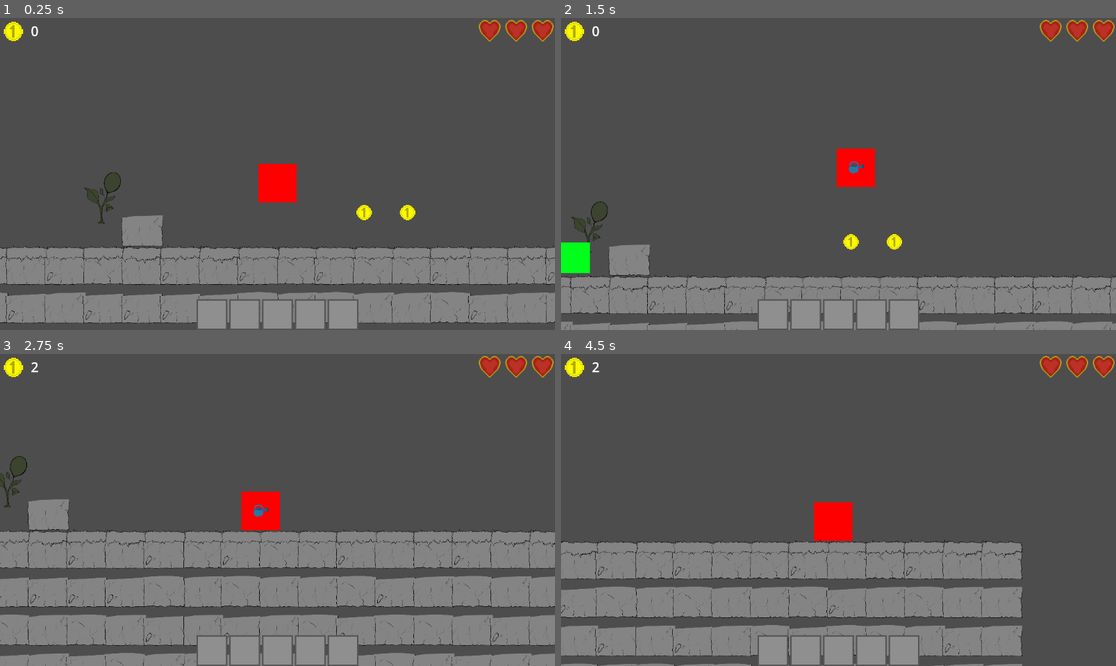
Above: before the commit, frames 1-4 (two rows, left to right).
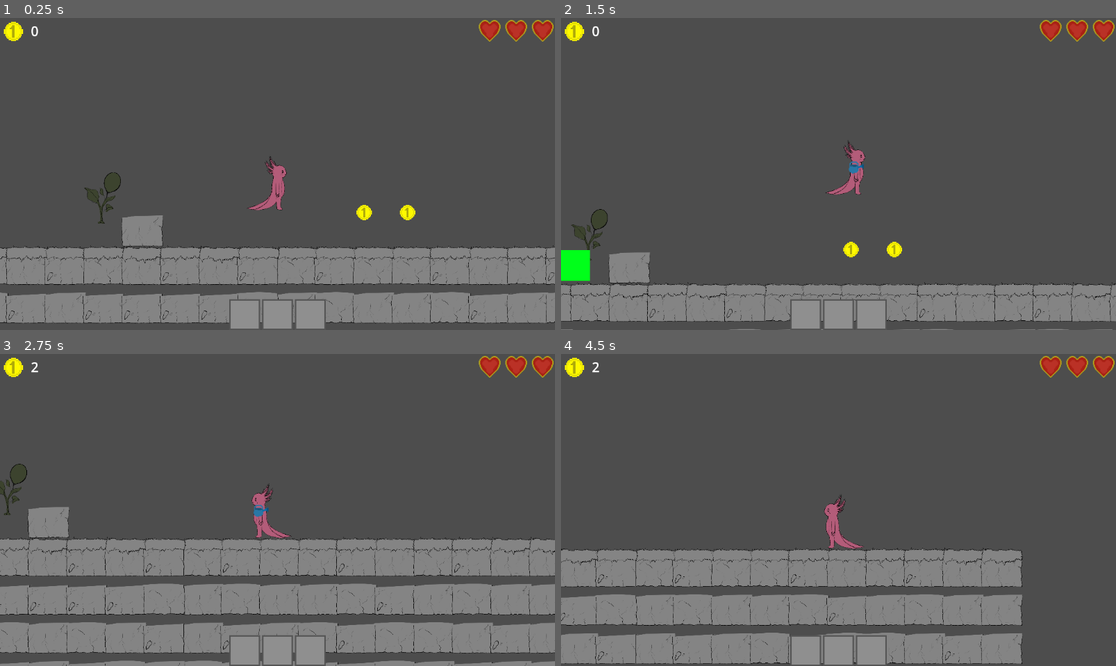
Above: after the commit, the same moments.

Repository: AzureLeaf0/GameJam
Game: Godot game, scene res://scenes/map.tscn
Same seed, same stepped clock (60 frames per second), same inputs: the game is played once before the commit and once after it.
Inputs (mouse positions are in pixels of both pictures, inside the frame that each line leads up to):
- Up to frame 1 (0.25 s): no input
- Up to frame 2 (1.5 s): move the mouse to (960, 158) at 0.52 s; hold Right (move_right) from 0.53 s (still down); click (960, 158) at 0.6 s; tap Space (jump) at 0.77 s; move the mouse to (727, 189) at 1.27 s; right-click (727, 189) at 1.35 s
- Up to frame 3 (2.75 s): tap Space (jump) at 1.52 s; move the mouse to (333, 441) at 2.02 s; release Right (move_right) at 2.03 s; hold Left (move_left) from 2.03 s (still down); click (333, 441) at 2.1 s
- Up to frame 4 (4.5 s): move the mouse to (810, 572) at 2.77 s; release Left (move_left) at 2.78 s; hold Right (move_right) 2.78-4.28 s; right-click (810, 572) at 2.85 s; tap Space (jump) at 3.02, 3.77 s; move the mouse to (1005, 556) at 3.52 s; click (1005, 556) at 3.6 s; tap 1 (Inventory1, bound only after the commit) at 4.15 s; move the mouse to (672, 463) at 4.27 s; hold Left (move_left) from 4.28 s (still down); right-click (672, 463) at 4.35 s

The runs differ from the first frame. In frame 1, 1.3% of the frame differs, in the area x 35-65%, y 44-100%; in frame 2, 9.2%; in frame 3, 19%, in the area x 0-100%, y 32-100%; in frame 4, 14%.

Commit message:
new inventory

Diff:
--- a/gamejam/project.godot
+++ b/gamejam/project.godot
@@ -44,3 +44,28 @@
 "events": [Object(InputEventMouseButton,"resource_local_to_scene":false,"resource_name":"","device":-1,"window_id":0,"a …(258 unchanged characters)…
 ]
 }
+Inventory1={
+"deadzone": 0.2,
+"events": [Object(InputEventKey,"resource_local_to_scene":false,"resource_name":"","device":-1,"window_id":0,"alt_pressed":false,"shift_pressed":false,"ctrl_pressed":false,"meta_pressed":false,"pressed":false,"keycode":0,"physical_keycode":49,"key_label":0,"unicode":49,"location":0,"echo":false,"script":null)
+]
+}
+Inventory2={
+"deadzone": 0.2,
+"events": [Object(InputEventKey,"resource_local_to_scene":false,"resource_name":"","device":-1,"window_id":0,"alt_pressed":false,"shift_pressed":false,"ctrl_pressed":false,"meta_pressed":false,"pressed":false,"keycode":0,"physical_keycode":50,"key_label":0,"unicode":50,"location":0,"echo":false,"script":null)
+]
+}
+Inventory3={
+"deadzone": 0.2,
+"events": [Object(InputEventKey,"resource_local_to_scene":false,"resource_name":"","device":-1,"window_id":0,"alt_pressed":false,"shift_pressed":false,"ctrl_pressed":false,"meta_pressed":false,"pressed":false,"keycode":0,"physical_keycode":51,"key_label":0,"unicode":51,"location":0,"echo":false,"script":null)
+]
+}
+InventoryScrollUp={
+"deadzone": 0.2,
+"events": [Object(InputEventMouseButton,"resource_local_to_scene":false,"resource_name":"","device":-1,"window_id":0,"alt_pressed":false,"shift_pressed":false,"ctrl_pressed":false,"meta_pressed":false,"button_mask":8,"position":Vector2(191, 21),"global_position":Vector2(200, 69),"factor":1.0,"button_index":4,"canceled":false,"pressed":true,"double_click":false,"script":null)
+]
+}
+InventoryScrollDown={
+"deadzone": 0.2,
+"events": [Object(InputEventMouseButton,"resource_local_to_scene":false,"resource_name":"","device":-1,"window_id":0,"alt_pressed":false,"shift_pressed":false,"ctrl_pressed":false,"meta_pressed":false,"button_mask":16,"position":Vector2(254, 15),"global_position":Vector2(263, 63),"factor":1.0,"button_index":5,"canceled":false,"pressed":true,"double_click":false,"script":null)
+]
+}
--- a/gamejam/scenes/UI.tscn
+++ b/gamejam/scenes/UI.tscn
@@ -43,12 +43,12 @@
 anchor_top = 1.0
 anchor_right = 0.5
 anchor_bottom = 1.0
-offset_left = -168.0
+offset_left = -100.0
 offset_top = -64.0
-offset_right = 168.0
+offset_right = 100.0
 grow_horizontal = 2
 grow_vertical = 0
-columns = 5
+columns = 3
 
 [node name="TextureRect" type="TextureRect" parent="CanvasLayer/GridContainer"]
 layout_mode = 2
@@ -62,26 +62,18 @@
 layout_mode = 2
 texture = ExtResource("3_ua6yw")
 
-[node name="TextureRect4" type="TextureRect" parent="CanvasLayer/GridContainer"]
-layout_mode = 2
-texture = ExtResource("3_ua6yw")
-
-[node name="TextureRect5" type="TextureRect" parent="CanvasLayer/GridContainer"]
-layout_mode = 2
-texture = ExtResource("3_ua6yw")
-
 [node name="GridContainer2" type="GridContainer" parent="CanvasLayer"]
 anchors_preset = 7
 anchor_left = 0.5
 anchor_top = 1.0
 anchor_right = 0.5
 anchor_bottom = 1.0
-offset_left = -168.0
+offset_left = -100.0
 offset_top = -64.0
-offset_right = 168.0
+offset_right = 100.0
 grow_horizontal = 2
 grow_vertical = 0
-columns = 5
+columns = 3
 
 [node name="TextureRect" type="TextureRect" parent="CanvasLayer/GridContainer2"]
 layout_mode = 2
@@ -92,14 +84,6 @@
 texture = ExtResource("4_75u2n")
 
 [node name="TextureRect3" type="TextureRect" parent="CanvasLayer/GridContainer2"]
-layout_mode = 2
-texture = ExtResource("4_75u2n")
-
-[node name="TextureRect4" type="TextureRect" parent="CanvasLayer/GridContainer2"]
-layout_mode = 2
-texture = ExtResource("4_75u2n")
-
-[node name="TextureRect5" type="TextureRect" parent="CanvasLayer/GridContainer2"]
 layout_mode = 2
 texture = ExtResource("4_75u2n")
 
--- a/gamejam/scenes/player.gd
+++ b/gamejam/scenes/player.gd
@@ -6,8 +6,8 @@
 
 var coin = 0
 
-var Inventory = [null,null,null,null,null]
-var InventoryCapacity = 5
+var Inventory = [null,null,null]
+var InventoryCapacity = 3
 
 var is_watering = false
 
@@ -48,6 +48,12 @@
 	elif direction < 0:
 		player.flip_h = true
 
+	if Input.is_action_just_pressed("Inventory1"):
+		current_inv = 0
+	if Input.is_action_just_pressed("Inventory2"):
+		current_inv = 1
+	if Input.is_action_just_pressed("Inventory3"):
+		current_inv = 2
 	if Input.is_action_just_pressed("watering") and not is_watering:
 		watering_can.use()
 	if Input.is_action_just_pressed("UseItem"):
--- a/gamejam/scenes/player.tscn
+++ b/gamejam/scenes/player.tscn
@@ -1,24 +1,25 @@
 [gd_scene load_steps=7 format=3 uid="uid://bwuel0nv5xpbk"]
 
-[ext_resource type="Texture2D" uid="uid://b7waoxlta5vkx" path="res://Images/Character.png" id="1_3vyb7"]
 [ext_resource type="Script" uid="uid://ciaw45tfqkhy2" path="res://scenes/player.gd" id="1_g2els"]
+[ext_resource type="Texture2D" uid="uid://c37o53dlkvx0y" path="res://Images/Ruya/Axolotl.png" id="2_dqkch"]
 [ext_resource type="PackedScene" uid="uid://cfovpsq0n7jlb" path="res://scenes/UI.tscn" id="3_qhqgy"]
 [ext_resource type="PackedScene" uid="uid://ul6vn6nt2irb" path="res://scenes/watering_can.tscn" id="4_dqkch"]
 
 [sub_resource type="RectangleShape2D" id="RectangleShape2D_g2els"]
-size = Vector2(800, 800)
+size = Vector2(384, 936)
 
 [sub_resource type="RectangleShape2D" id="RectangleShape2D_qhqgy"]
-size = Vector2(800, 800)
+size = Vector2(800, 936)
 
 [node name="player" type="CharacterBody2D" groups=["Player"]]
 script = ExtResource("1_g2els")
 
 [node name="Sprite2D" type="Sprite2D" parent="."]
-scale = Vector2(12.5, 12.5)
-texture = ExtResource("1_3vyb7")
+texture = ExtResource("2_dqkch")
+region_rect = Rect2(1144.96, 371.52, 877.223, 1188.62)
 
 [node name="CollisionShape2D" type="CollisionShape2D" parent="."]
+position = Vector2(0, 92)
 shape = SubResource("RectangleShape2D_g2els")
 
 [node name="Camera2D" type="Camera2D" parent="."]
@@ -28,6 +29,7 @@
 [node name="Area2D" type="Area2D" parent="."]
 
 [node name="CollisionShape2D" type="CollisionShape2D" parent="Area2D"]
+position = Vector2(0, 92)
 shape = SubResource("RectangleShape2D_qhqgy")
 
 [node name="Ui" parent="." instance=ExtResource("3_qhqgy")]
--- a/gamejam/scenes/ui.gd
+++ b/gamejam/scenes/ui.gd
@@ -1,13 +1,8 @@
 extends Control
 
 @onready var CoinDisplay = $CanvasLayer/CoinDisplay
-@onready var Invent = [$CanvasLayer/GridContainer2/TextureRect, $CanvasLayer/GridContainer2/TextureRect2,$CanvasLayer/GridContainer2/TextureRect3,$CanvasLayer/GridContainer2/TextureRect4, $CanvasLayer/GridContainer2/TextureRect5,]
+@onready var Invent = [$CanvasLayer/GridContainer2/TextureRect, $CanvasLayer/GridContainer2/TextureRect2,$CanvasLayer/GridContainer2/TextureRect3]
 
-func _ready() -> void:
-	pass # Replace with function body.
-
-
-# Called every frame. 'delta' is the elapsed time since the previous frame.
 func _process(delta: float) -> void:
 	CoinDisplay.text = str(get_parent().coin)
 	for i in range(0, get_parent().InventoryCapacity):
Binary file added: gamejam/Images/Ruya/Axolotl.png
Not shown, added: gamejam/Images/Ruya/Axolotl.png.import
Not shown, added: gamejam/Images/Ruya/Karakter.png.import
